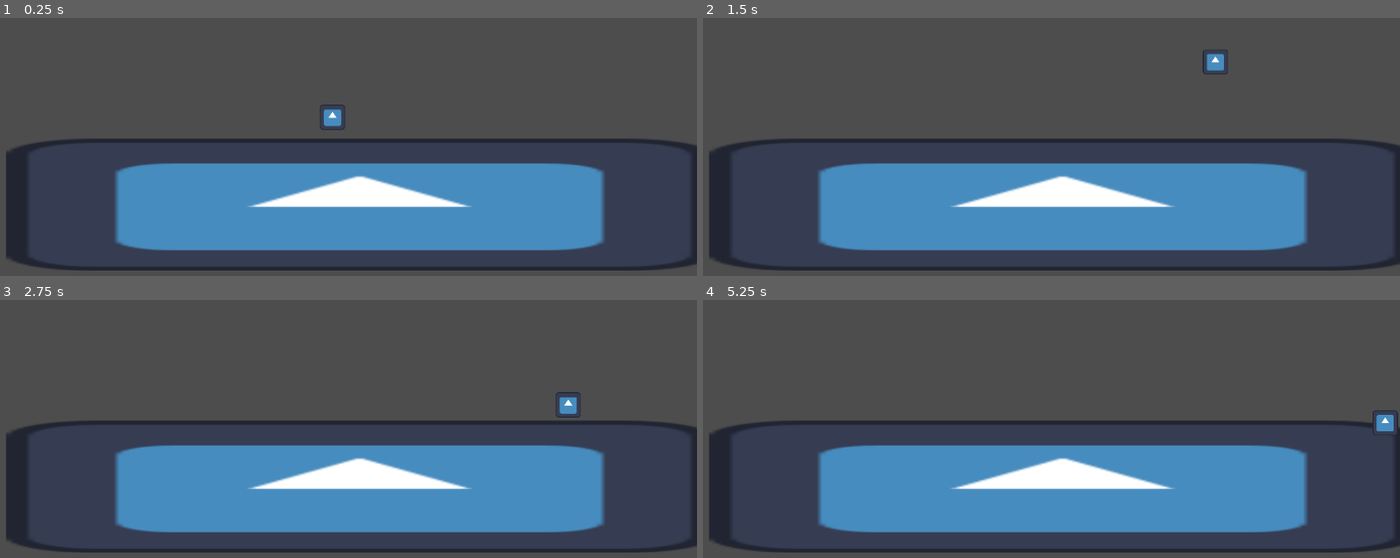
Above: before the commit, frames 1-4 (two rows, left to right).
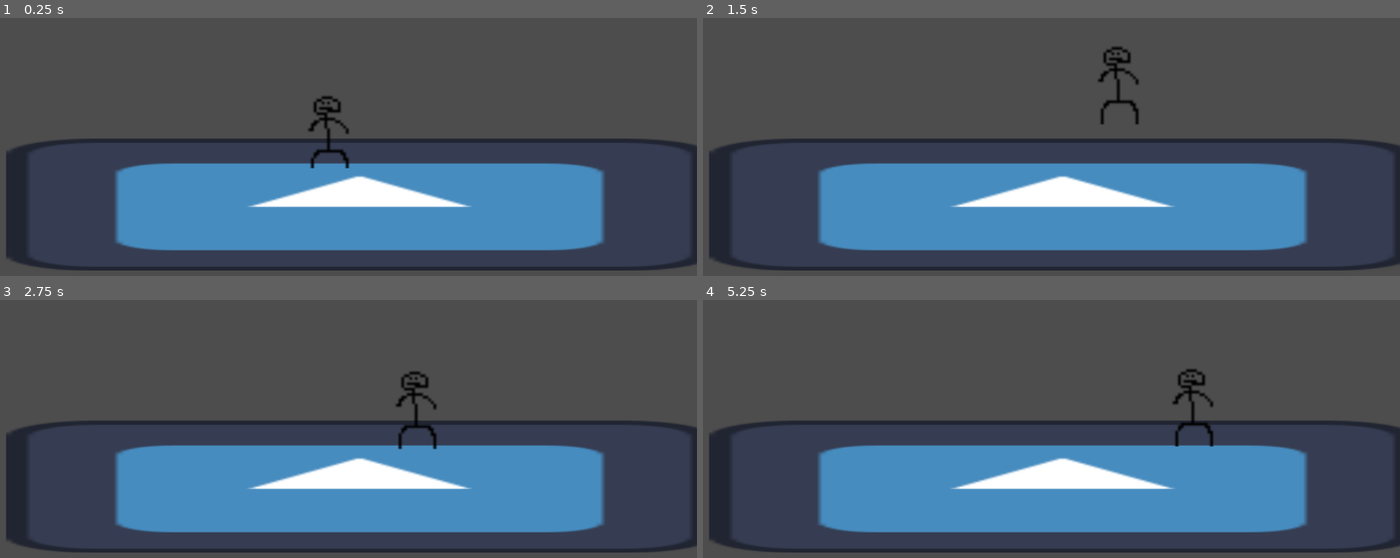
Above: after the commit, the same moments.

Repository: jible/Platform-fighter
Game: Godot game, scene res://scenes/test_scene.tscn
Same seed, same stepped clock (60 frames per second), same inputs: the game is played once before the commit and once after it. The project has no main scene, so this scene is started directly. The engine's default icon, where the game draws it, is replaced by a stand-in: a white triangle on a blue panel in a dark square.
Inputs:
- Up to frame 1 (0.25 s): no input
- Up to frame 2 (1.5 s): hold D (move_right) from 0.53 s (still down); tap Shift (dash) at 0.6 s; tap Space (jump) at 0.77, 0.8, 1.07, 1.35 s
- Up to frame 3 (2.75 s): tap Space (jump) at 1.52, 1.82, 2.3 s; tap Shift (dash) at 1.55, 2.1 s; release D (move_right) at 2.03 s; hold A (move_left) from 2.03 s (still down)
- Up to frame 4 (5.25 s): release A (move_left) at 2.78 s; hold D (move_right) 2.78-4.28 s; tap Shift (dash) at 2.85, 4.35, 5.1 s; tap Space (jump) at 3.02, 3.32, 3.6, 3.77, 4.07, 4.52, 4.82 s; hold A (move_left) 4.28-5.03 s; hold D (move_right) from 5.03 s (still down)

The runs differ from the first frame. In frame 1, 0.6% of the frame differs, in the area x 44-51%, y 30-59%; in frame 2, 0.7%; in frame 3, 0.7%, in the area x 56-84%, y 27-58%; in frame 4, 0.7%.

Commit message:
added sprites + mobility refactor
velocity no longer split into 2. it was too hard to manage 2 different velocities across different states and events, so it is easier to generalize velocity processes and have states decide what process is active when.

Diff:
--- a/platform-fighter/prefabs/base_player.tscn
+++ b/platform-fighter/prefabs/base_player.tscn
@@ -1,7 +1,7 @@
-[gd_scene load_steps=17 format=3 uid="uid://e6cxo5jrheb1"]
+[gd_scene load_steps=25 format=3 uid="uid://e6cxo5jrheb1"]
 
 [ext_resource type="Script" uid="uid://b6mi77c7lmq4a" path="res://base_player.gd" id="1_vnujj"]
-[ext_resource type="Texture2D" uid="uid://dtk1g11hitpmo" path="res://assets/images/icon.svg" id="2_aglvc"]
+[ext_resource type="Texture2D" uid="uid://br2fwdyprah3t" path="res://assets/spritesheets/player_ss1.png" id="2_3jy72"]
 [ext_resource type="Script" uid="uid://dm0xti0j6gcur" path="res://prefabs/components/player/mobility_manager.gd" id="3_2qyha"]
 [ext_resource type="Script" uid="uid://baystk6bdn1w1" path="res://prefabs/components/player/animation_manager.gd" id="3_o2sve"]
 [ext_resource type="Script" uid="uid://sukry204wfhf" path="res://prefabs/components/player/character_state_machine.gd" id="4_om1db"]
@@ -15,15 +15,88 @@
 [ext_resource type="Script" uid="uid://cnbxotskunjox" path="res://prefabs/land_behavior.gd" id="11_o2sve"]
 [ext_resource type="Script" uid="uid://cn2u5divpissa" path="res://prefabs/dash_behavior.gd" id="14_3jy72"]
 
+[sub_resource type="AtlasTexture" id="AtlasTexture_533r6"]
+atlas = ExtResource("2_3jy72")
+region = Rect2(0, 0, 32, 32)
+
+[sub_resource type="AtlasTexture" id="AtlasTexture_ccksx"]
+atlas = ExtResource("2_3jy72")
+region = Rect2(0, 0, 32, 32)
+
+[sub_resource type="AtlasTexture" id="AtlasTexture_o8v4s"]
+atlas = ExtResource("2_3jy72")
+region = Rect2(0, 0, 32, 32)
+
+[sub_resource type="AtlasTexture" id="AtlasTexture_0ajub"]
+atlas = ExtResource("2_3jy72")
+region = Rect2(32, 0, 32, 32)
+
+[sub_resource type="AtlasTexture" id="AtlasTexture_fts0j"]
+atlas = ExtResource("2_3jy72")
+region = Rect2(0, 0, 32, 32)
+
+[sub_resource type="AtlasTexture" id="AtlasTexture_ainhc"]
+atlas = ExtResource("2_3jy72")
+region = Rect2(32, 0, 32, 32)
+
+[sub_resource type="AtlasTexture" id="AtlasTexture_doc82"]
+atlas = ExtResource("2_3jy72")
+region = Rect2(64, 0, 32, 32)
+
+[sub_resource type="AtlasTexture" id="AtlasTexture_ebgru"]
+atlas = ExtResource("2_3jy72")
+region = Rect2(0, 32, 32, 32)
+
 [sub_resource type="SpriteFrames" id="SpriteFrames_2qyha"]
 animations = [{
 "frames": [{
 "duration": 1.0,
-"texture": ExtResource("2_aglvc")
+"texture": SubResource("AtlasTexture_533r6")
 }],
 "loop": true,
-"name": &"placeholder",
+"name": &"Ariel",
 "speed": 5.0
+}, {
+"frames": [{
+"duration": 1.0,
+"texture": SubResource("AtlasTexture_ccksx")
+}],
+"loop": true,
+"name": &"Dash",
+"speed": 5.0
+}, {
+"frames": [{
+"duration": 1.0,
+"texture": SubResource("AtlasTexture_o8v4s")
+}, {
+"duration": 1.0,
+"texture": SubResource("AtlasTexture_0ajub")
+}],
+"loop": true,
+"name": &"Idle",
+"speed": 5.0
+}, {
+"frames": [{
+"duration": 1.0,
+"texture": SubResource("AtlasTexture_fts0j")
+}, {
+"duration": 1.0,
+"texture": SubResource("AtlasTexture_ainhc")
+}],
+"loop": true,
+"name": &"Jump",
+"speed": 5.0
+}, {
+"frames": [{
+"duration": 1.0,
+"texture": SubResource("AtlasTexture_doc82")
+}, {
+"duration": 1.0,
+"texture": SubResource("AtlasTexture_ebgru")
+}],
+"loop": true,
+"name": &"Walk",
+"speed": 3.0
 }]
 
 [sub_resource type="CircleShape2D" id="CircleShape2D_vnujj"]
@@ -34,8 +107,9 @@
 mobility_manager = NodePath("MobilityManager")
 
 [node name="AnimationManager" type="AnimatedSprite2D" parent="."]
+scale = Vector2(13.65, 13.65)
 sprite_frames = SubResource("SpriteFrames_2qyha")
-animation = &"placeholder"
+animation = &"Ariel"
 script = ExtResource("3_o2sve")
 
 [node name="CollisionShape2D" type="CollisionShape2D" parent="."]
--- a/platform-fighter/prefabs/components/player/animation_manager.gd
+++ b/platform-fighter/prefabs/components/player/animation_manager.gd
@@ -6,8 +6,7 @@
 var current_state: String = ""
 
 func update_anim():
-	# Commenting this line out since there are no animations yet
-	#play(current_state)
+	play(current_state)
 	return
 
 
--- a/platform-fighter/prefabs/components/player/mobility_manager.gd
+++ b/platform-fighter/prefabs/components/player/mobility_manager.gd
@@ -4,12 +4,11 @@
 
 @export var character_body: CharacterBody2D
 
-var natural_move_velocity: Vector2 = Vector2.ZERO
-var impulse_move_velocity: Vector2 = Vector2.ZERO
+
 
 var jump_vel = 800
 var acceleration = 1500
-var gravity_force = 25
+var gravity_force = 50
 
 # fraction of velocity removed each second
 var drag = 20
@@ -27,37 +26,35 @@
 	standard_movement_process(delta, input_dir)
 	standard_gravity_process()
 	standard_drag_process(delta, input_dir)
-	standard_impulse_decay_process()
+	#standard_impulse_decay_process()
 	# All impulse velocities should be applied by other nodes like states or called through funcs on this object
 
-	# Once all velocity calculations are done, add both velocities
-	character_body.velocity = natural_move_velocity + impulse_move_velocity
 
 
 func standard_movement_process(delta, input_dir):
 	#TODO Allow lock out for this process ( like knock back or in the middle of mobility)
 
-	natural_move_velocity.x += acceleration * input_dir * delta
-	if abs(natural_move_velocity.x) > max_horizontal_velocity:
-		natural_move_velocity.x = sign (natural_move_velocity.x) * max_horizontal_velocity
+	character_body.velocity.x += acceleration * input_dir * delta
+	if abs(character_body.velocity.x) > max_horizontal_velocity:
+		character_body.velocity.x = sign (character_body.velocity.x) * max_horizontal_velocity
 
 func standard_gravity_process():
 	# Apply Gravity
-	natural_move_velocity.y += gravity_force
-	if natural_move_velocity.y > max_fall_velocity:
-		natural_move_velocity.y = max_fall_velocity
+	character_body.velocity.y += gravity_force
+	if character_body.velocity.y > max_fall_velocity:
+		character_body.velocity.y = max_fall_velocity
 
 func standard_drag_process(delta, input_dir):
 	# If there is no input, apply drag
 	if input_dir == 0:
-		natural_move_velocity.x -= natural_move_velocity.x * delta * drag
-		if abs(natural_move_velocity.x) < velocity_threshold:
-			natural_move_velocity.x = 0
+		character_body.velocity.x -= character_body.velocity.x * delta * drag
+		if abs(character_body.velocity.x) < velocity_threshold:
+			character_body.velocity.x = 0
 
 func standard_impulse_decay_process():
-	impulse_move_velocity *= .99
-	if impulse_move_velocity.length() < .5:
-		impulse_move_velocity = Vector2.ZERO
+	character_body.velocity *= .99
+	if character_body.velocity.length() < .5:
+		character_body.velocity = Vector2.ZERO
 
 
 func can_jump() ->bool:
@@ -65,9 +62,9 @@
 
 func jump():
 	if character_body.is_on_floor():
-		natural_move_velocity.y = -jump_vel
+		character_body.velocity.y = -jump_vel
 	elif used_ariel_jumps < max_ariel_jumps:
-		natural_move_velocity.y = -jump_vel
+		character_body.velocity.y = -jump_vel
 		used_ariel_jumps += 1
 
 func _on_base_player_landed():
--- a/platform-fighter/prefabs/dash.gd
+++ b/platform-fighter/prefabs/dash.gd
@@ -8,8 +8,11 @@
 	pass
 
 func enter_state():
-	mobility_manager.impulse_move_velocity = Input.get_vector("move_left","move_right","move_up", "move_down") * dash_velocity
-	state_machine.change_state("Idle")
+	character_body.velocity = Input.get_vector("move_left","move_right","move_up", "move_down") * dash_velocity
+	if character_body.is_on_floor():
+		state_machine.change_state("Idle")
+	else:
+		state_machine.change_state("Ariel")
 	pass
 
 func exit_state():
Binary file added: platform-fighter/assets/spritesheets/player_ss1.png
Not shown, added: platform-fighter/assets/spritesheets/player_ss1.png.import
